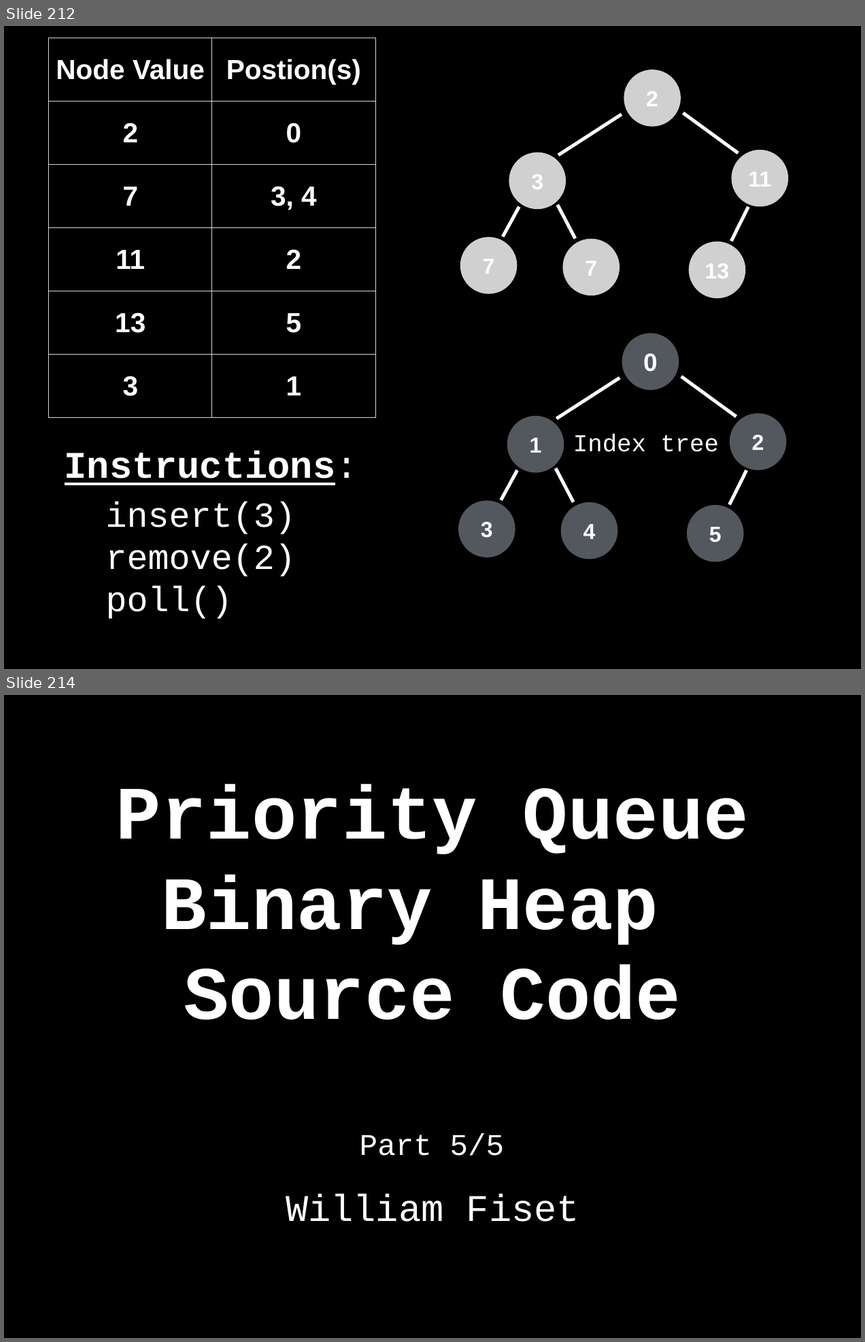
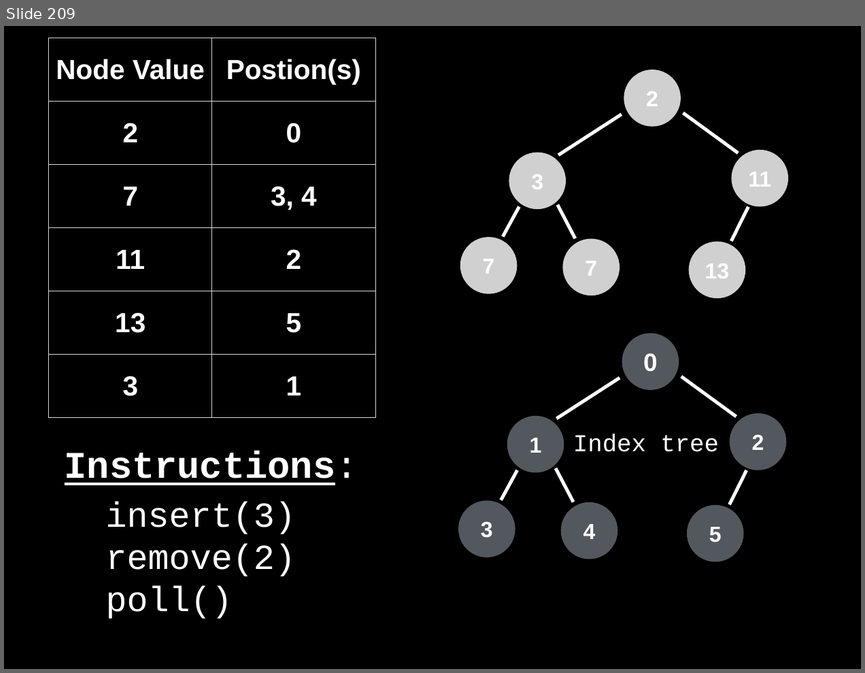
Before and after one commit to williamfiset/DEPRECATED-data-structures, a slide deck: PriorityQueue/presentation/PriorityQueue.pptx. Shown one above the other, each under a label of ours: slides 212 and 214 before the commit, slide 209 after it; the slides between them are not shown. The pictures are 865x1342 and 865x673 pixels, drawn with LibreOffice and Linux fonts; fonts in the diff are those of the drawing; grey boxes stand for pictures. Boxes give left, top, right and bottom in pixels: in the first picture for what was removed or moved away, otherwise in the second. Text is boxed around its words. In the diff, an @@ line names an element or a change of style, - is before the commit and + after.

```diff
--- a/PriorityQueue/presentation/PriorityQueue.pptx
+++ b/PriorityQueue/presentation/PriorityQueue.pptx
@@ slide 214 removed at <box>4,695,861,1338</box>, background #000000 @@
@@ title removed at <box>116,784,749,1019</box> @@
-Priority Queue Binary Heap
-Source Code
@@ text removed at <box>360,1133,504,1155</box> @@
-Part 5/5
@@ text removed at <box>286,1193,579,1221</box> @@
-William Fiset
@@ what was slide 212 is now slide 209 @@
```
Also in this commit, not shown: 4 slides changed, 1 slide added, 6 other slides removed, 2 other files.
